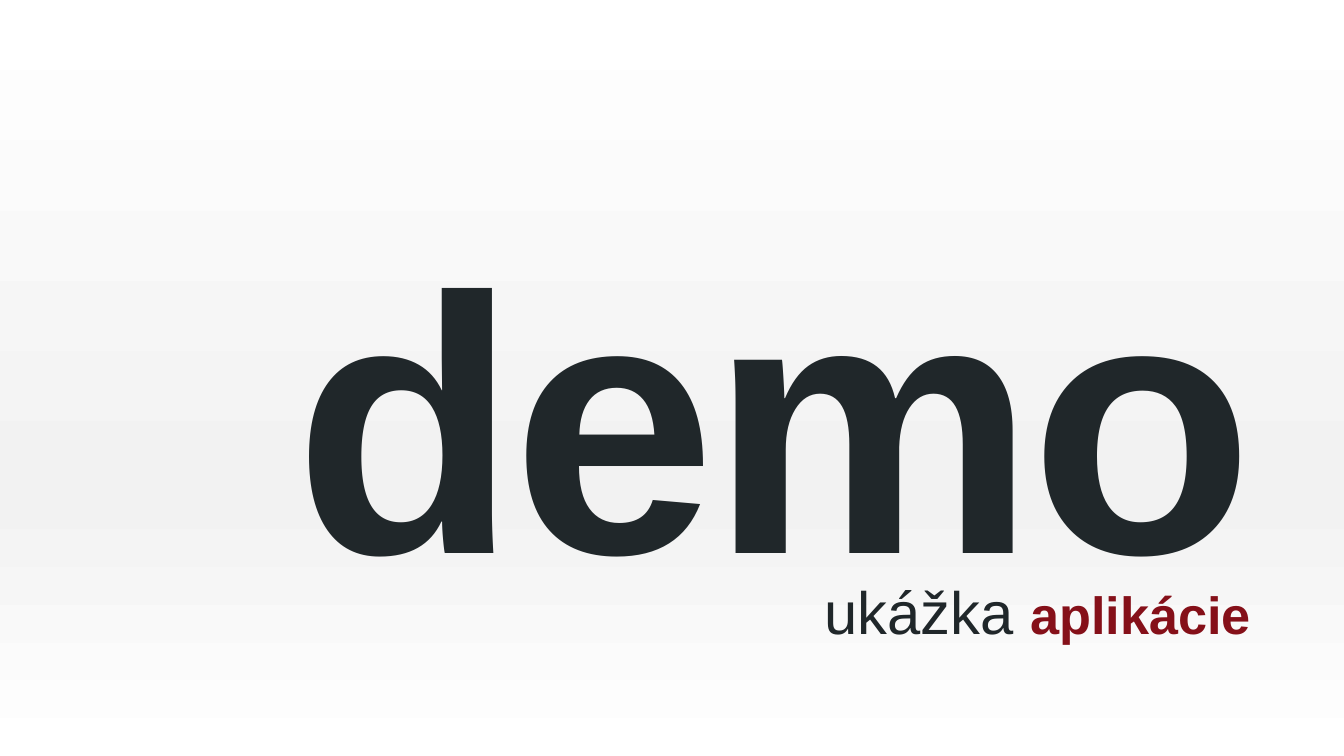
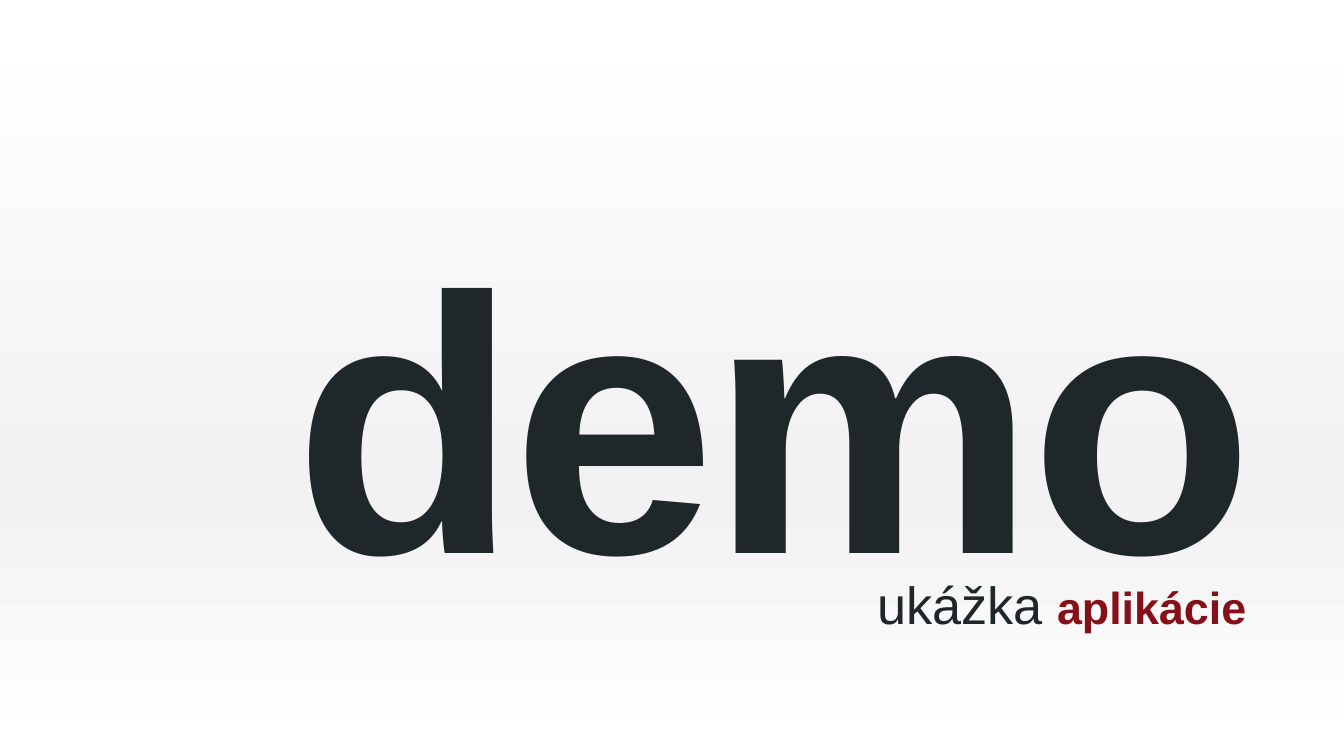
Before and after one commit to heriproj/3E, a slide deck: slide 12 of Jozef_Krajčovič.pptx. Drawn at 1344x756 pixels with LibreOffice and Linux fonts; fonts in the diff are those of the drawing. Boxes give left, top, right and bottom in pixels: in the first picture for what was removed or moved away, otherwise in the second. Text is boxed around its words. In the diff, an @@ line names an element or a change of style, - is before the commit and + after.

```diff
--- a/Jozef_Krajčovič.pptx
+++ b/Jozef_Krajčovič.pptx
@@ text "ukážka aplikácie": place and size @@
-text "ukážka aplikácie" at bbox=[824, 590, 1251, 644]
+text "ukážka aplikácie" at bbox=[877, 585, 1246, 633]
@@ text "ukážka aplikácie" at bbox=[877, 585, 1246, 633]: size 32 to 28 pt in "ukážka"; size 28 to 24 pt in "aplikácie" @@
```
Also in this commit, not shown: 3 other slides changed, 2 slides added, 2 slides removed, 1 other file.
